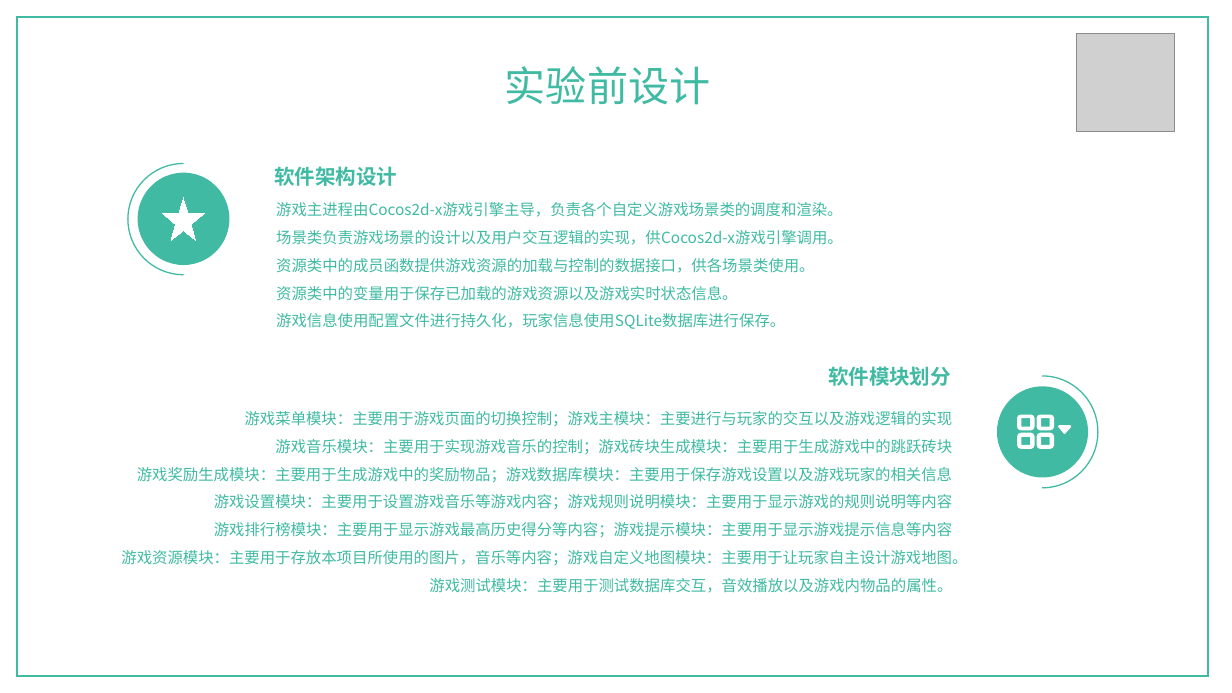
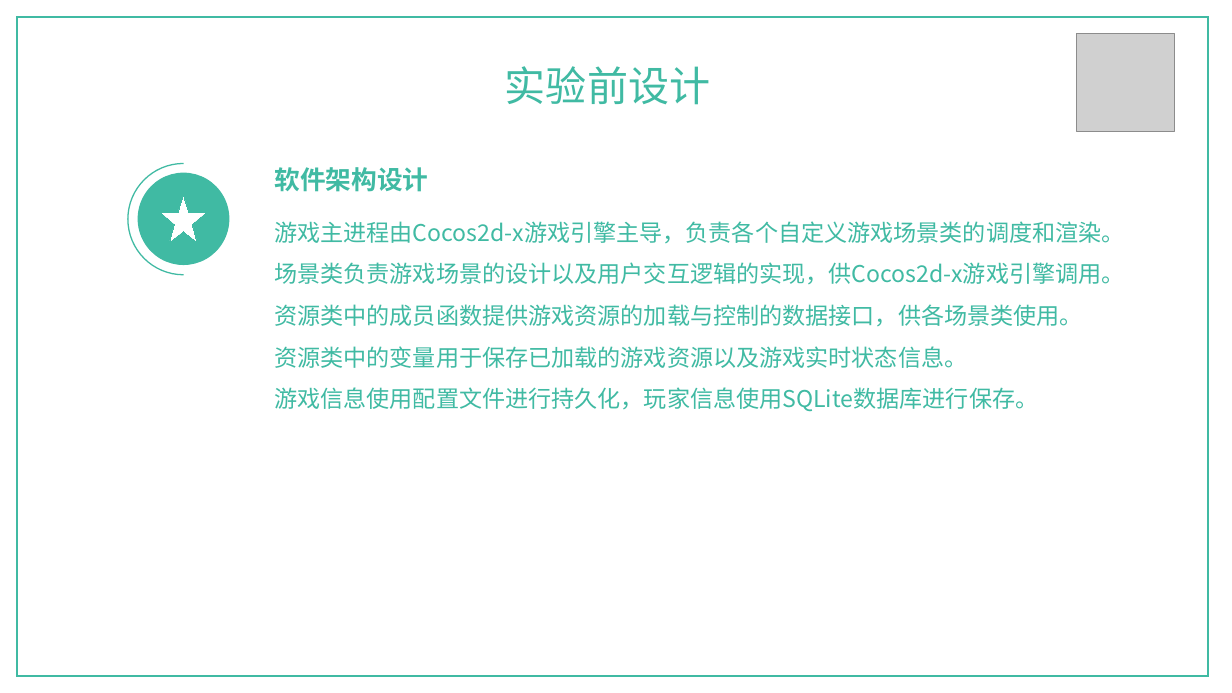
Before and after one commit to sysu-itl/FinalProject, a slide deck: slide 8 of document/小组展示.pptx. Drawn at 1232x693 pixels with LibreOffice and Linux fonts; fonts in the diff are those of the drawing; grey boxes stand for pictures; background and template pictures are left out. Boxes give left, top, right and bottom in pixels: in the first picture for what was removed or moved away, otherwise in the second. Text is boxed around its words. In the diff, an @@ line names an element or a change of style, - is before the commit and + after.

```diff
--- a/document/小组展示.pptx
+++ b/document/小组展示.pptx
@@ text "软件架构设计" at box(274, 167, 428, 192): size 16 to 20 pt @@
@@ text "游戏主进程由Cocos2d-x游戏引擎主导，负责各个自定义游戏场景类的调度和渲染。": place and size @@
-text "游戏主进程由Cocos2d-x游戏引擎主导，负责各个自定义游戏场景类的调度和渲染。" at box(276, 202, 843, 329)
+text "游戏主进程由Cocos2d-x游戏引擎主导，负责各个自定义游戏场景类的调度和渲染。" at box(274, 221, 1124, 411)
@@ text "游戏主进程由Cocos2d-x游戏引擎主导，负责各个自定义游戏场景类的调度和渲染。" at box(274, 221, 1124, 411): size 12 to 18 pt @@
@@ text removed at box(828, 366, 951, 386) @@
-软件模块划分
@@ ellipse removed at box(997, 386, 1089, 478) @@
@@ freeform shape removed at box(1043, 376, 1098, 488) @@
@@ text removed at box(121, 411, 967, 593) @@
-游戏菜单模块：主要用于游戏页面的切换控制；游戏主模块：主要进行与玩家的交互以及游戏逻辑的实现
-游戏音乐模块：主要用于实现游戏音乐的控制；游戏砖块生成模块：主要用于生成游戏中的跳跃砖块
-游戏奖励生成模块：主要用于生成游戏中的奖励物品；游戏数据库模块：主要用于保存游戏设置以及游戏玩家的相关信息
-游戏设置模块：主要用于设置游戏音乐等游戏内容；游戏规则说明模块：主要用于显示游戏的规则说明等内容
-游戏排行榜模块：主要用于显示游戏最高历史得分等内容；游戏提示模块：主要用于显示游戏提示信息等内容
-游戏资源模块：主要用于存放本项目所使用的图片，音乐等内容；游戏自定义地图模块：主要用于让玩家自主设计游戏地图。
-游戏测试模块：主要用于测试数据库交互，音效播放以及游戏内物品的属性。
@@ freeform shape removed at box(1018, 415, 1071, 449) @@
```
Also in this commit, not shown: 2 other slides changed, 2 slides added, 1 slide removed.
